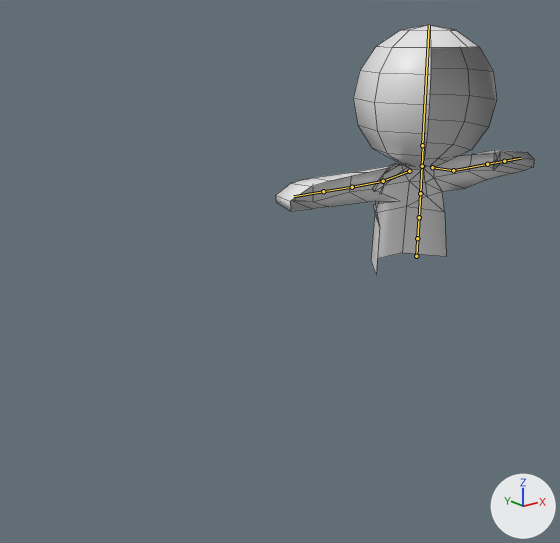
Two versions of the FBX model Assets/Models/Character_LowPoly2.fbx, one commit apart.
Camera for both pictures: a camera (50 mm lens) standing at (-2.63, -5.92, 4.39) and looking at (1.55, -0.69, 2.3). Every picture has the same lights, and +X, +Y and +Z are marked at lower right. The first picture is the older version. The bones that change, and the others that lie on the model, are drawn over the model as lines. Mesh edges are drawn as thin lines.
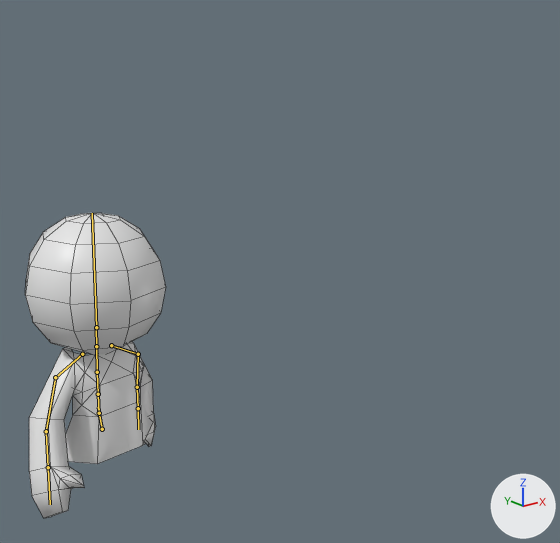
The newer file adds an action. The first version stands in its rest pose; the second is drawn at frame 12 of the action 'Armature|Armature|Armature|Armature|mixamo.com'.

The change, as a list of edits to the scene's bpy script:
```text
Change bone_mixamorig_hips:
    where bone_mixamorig_hips = bpy.data.objects['Armature'].pose.bones['mixamorig:Hips']
    bone_mixamorig_hips.location: (0.0, 0.0, 0.0) -> (-253.0, -147.0, -137.0)
    bone_mixamorig_hips.rotation_quaternion: (1.0, 0.0, 0.0, 0.0) -> (0.033, -0.043, 0.998, -0.013)  # degrees (0, 0, 0) -> degrees (2, 176, 5)
Change bone_mixamorig_spine:
    where bone_mixamorig_spine = bpy.data.objects['Armature'].pose.bones['mixamorig:Spine']  # child of 'mixamorig:Hips'
    bone_mixamorig_spine.rotation_quaternion: (1.0, 0.0, 0.0, 0.0) -> (0.996, -0.048, 0.063, 0.042)  # degrees (0, 0, 0) -> degrees (-5, 7, 5)
Change bone_mixamorig_spine1:
    where bone_mixamorig_spine1 = bpy.data.objects['Armature'].pose.bones['mixamorig:Spine1']  # child of 'mixamorig:Spine'
    bone_mixamorig_spine1.rotation_quaternion: (1.0, 0.0, 0.0, 0.0) -> (1.0, -0.002, 0.018, 0.006)  # degrees (0, 0, 0) -> degrees (0, 2, 1)
Change bone_mixamorig_spine2:
    where bone_mixamorig_spine2 = bpy.data.objects['Armature'].pose.bones['mixamorig:Spine2']  # child of 'mixamorig:Spine1'
    bone_mixamorig_spine2.rotation_quaternion: (1.0, 0.0, 0.0, 0.0) -> (1.0, -0.002, 0.018, 0.006)  # degrees (0, 0, 0) -> degrees (0, 2, 1)
Change bone_mixamorig_neck:
    where bone_mixamorig_neck = bpy.data.objects['Armature'].pose.bones['mixamorig:Neck']  # child of 'mixamorig:Spine2'
    bone_mixamorig_neck.rotation_quaternion: (1.0, 0.0, 0.0, 0.0) -> (1.0, 0.015, -0.007, 0.0)  # degrees (0, 0, 0) -> degrees (2, -1, 0)
Change bone_mixamorig_head:
    where bone_mixamorig_head = bpy.data.objects['Armature'].pose.bones['mixamorig:Head']  # child of 'mixamorig:Neck'
    bone_mixamorig_head.rotation_quaternion: (1.0, 0.0, 0.0, 0.0) -> (0.998, 0.03, -0.053, 0.016)  # degrees (0, 0, 0) -> degrees (3, -6, 2)
Change bone_mixamorig_leftshoulder:
    where bone_mixamorig_leftshoulder = bpy.data.objects['Armature'].pose.bones['mixamorig:LeftShoulder']  # child of 'mixamorig:Spine2'
    bone_mixamorig_leftshoulder.rotation_quaternion: (1.0, 0.0, 0.0, 0.0) -> (0.988, 0.156, -0.005, 0.012)  # degrees (0, 0, 0) -> degrees (18, -1, 1)
Change bone_mixamorig_leftarm:
    where bone_mixamorig_leftarm = bpy.data.objects['Armature'].pose.bones['mixamorig:LeftArm']  # child of 'mixamorig:LeftShoulder'
    bone_mixamorig_leftarm.rotation_quaternion: (1.0, 0.0, 0.0, 0.0) -> (0.844, 0.511, 0.164, 0.007)  # degrees (0, 0, 0) -> degrees (64, 16, 11)
Change bone_mixamorig_leftforearm:
    where bone_mixamorig_leftforearm = bpy.data.objects['Armature'].pose.bones['mixamorig:LeftForeArm']  # child of 'mixamorig:LeftArm'
    bone_mixamorig_leftforearm.rotation_quaternion: (1.0, 0.0, 0.0, 0.0) -> (0.997, -0.024, -0.007, -0.08)  # degrees (0, 0, 0) -> degrees (-3, -1, -9)
Change bone_mixamorig_rightshoulder:
    where bone_mixamorig_rightshoulder = bpy.data.objects['Armature'].pose.bones['mixamorig:RightShoulder']  # child of 'mixamorig:Spine2'
    bone_mixamorig_rightshoulder.rotation_quaternion: (1.0, 0.0, 0.0, 0.0) -> (0.99, 0.139, -0.008, -0.002)  # degrees (0, 0, 0) -> degrees (16, -1, 0)
Change bone_mixamorig_rightarm:
    where bone_mixamorig_rightarm = bpy.data.objects['Armature'].pose.bones['mixamorig:RightArm']  # child of 'mixamorig:RightShoulder'
    bone_mixamorig_rightarm.rotation_quaternion: (1.0, 0.0, 0.0, 0.0) -> (0.882, 0.425, -0.02, -0.2)  # degrees (0, 0, 0) -> degrees (50, 8, -22)
Change bone_mixamorig_rightforearm:
    where bone_mixamorig_rightforearm = bpy.data.objects['Armature'].pose.bones['mixamorig:RightForeArm']  # child of 'mixamorig:RightArm'
    bone_mixamorig_rightforearm.rotation_quaternion: (1.0, 0.0, 0.0, 0.0) -> (0.996, -0.031, 0.021, -0.079)  # degrees (0, 0, 0) -> degrees (-4, 2, -9)
```

Changed parts and their boxes (x1, y1, x2, y2) in the pictures (560 x 543 px):
'Sphere.002', posed (45% narrower, 22% taller): before (276, 25, 534, 274); after (25, 213, 166, 518)
bone 'mixamorig:Hips', root to tip: before (416, 256) to (418, 232); after (102, 429) to (98, 407)
bone 'mixamorig:Spine', root to tip: before (417, 238) to (419, 217); after (99, 413) to (98, 394)
bone 'mixamorig:Spine1', root to tip: before (419, 217) to (420, 193); after (98, 394) to (97, 372)
bone 'mixamorig:Spine2', root to tip: before (420, 193) to (422, 165); after (97, 372) to (96, 345)
bone 'mixamorig:Neck', root to tip: before (422, 166) to (423, 146); after (96, 346) to (96, 327)
bone 'mixamorig:Head', root to tip: before (422, 145) to (429, 25); after (96, 327) to (92, 213)
bone 'mixamorig:LeftShoulder', root to tip: before (409, 171) to (383, 181); after (111, 345) to (138, 354)
bone 'mixamorig:LeftArm', root to tip: before (383, 181) to (352, 187); after (138, 354) to (137, 387)
bone 'mixamorig:LeftForeArm', root to tip: before (352, 187) to (323, 191); after (137, 387) to (138, 408)
bone 'mixamorig:RightShoulder', root to tip: before (432, 167) to (453, 170); after (82, 354) to (55, 377)
bone 'mixamorig:RightArm', root to tip: before (453, 170) to (487, 164); after (55, 377) to (46, 431)
bone 'mixamorig:RightForeArm', root to tip: before (487, 164) to (504, 161); after (46, 431) to (48, 467)
